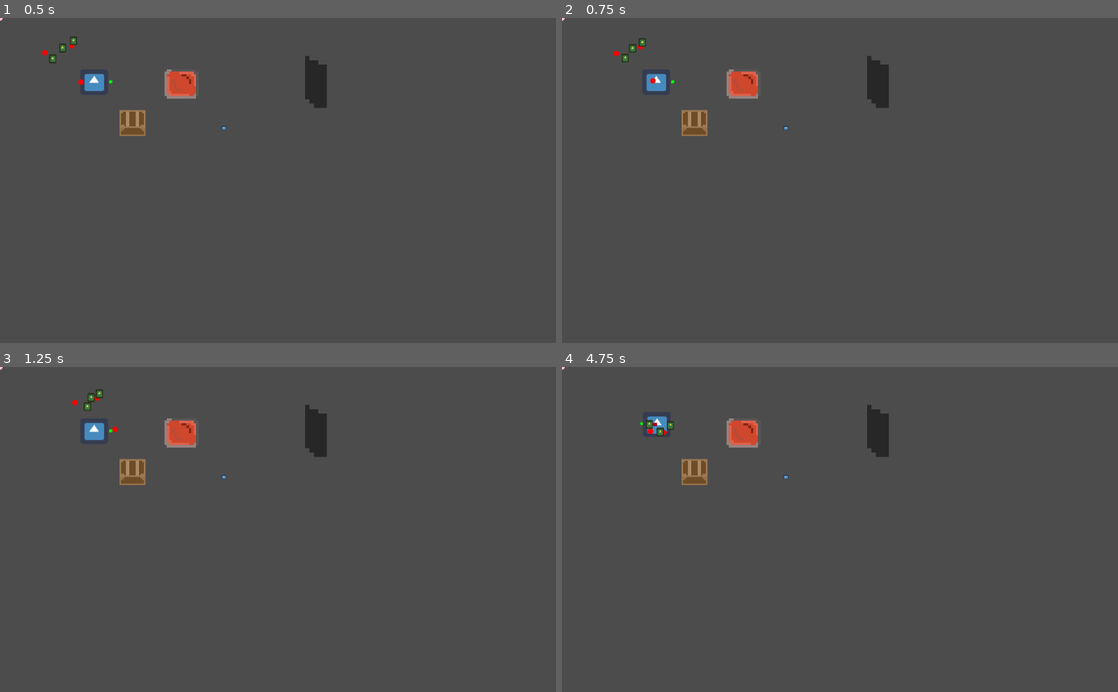
Above: before the commit, frames 1-4 (two rows, left to right).
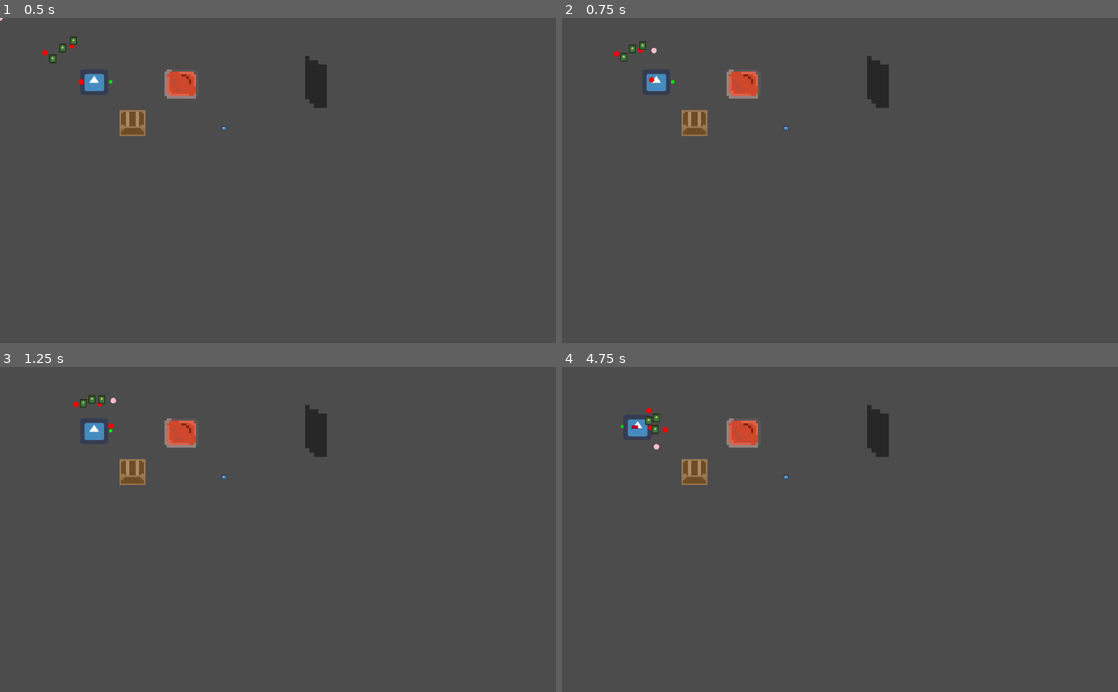
Above: after the commit, the same moments.

Repository: Cartogy/GWJ24
Game: Godot game, scene res://Levels/level_mock.tscn
Two runs of this game, one before a commit and one after it. Both use one fixed random seed, a clock stepped at 60 frames per second and the inputs below. The project has no main scene, so this scene is started directly. The engine's default icon, where the game draws it, is replaced by a stand-in: a white triangle on a blue panel in a dark square.
Inputs (mouse positions are in pixels of both pictures, inside the frame that each line leads up to):
- Up to frame 1 (0.5 s): no input
- Up to frame 2 (0.75 s): move the mouse to (962, 164) at 0.52 s; hold Right (ui_right) from 0.53 s (still down); hold T (chick_cmd) from 0.53 s (still down)
- Up to frame 3 (1.25 s): keep holding Right (ui_right); keep holding T (chick_cmd)
- Up to frame 4 (4.75 s): move the mouse to (728, 545) at 1.27 s; release Right (ui_right) at 1.28 s; release T (chick_cmd) at 1.28 s; hold Down (ui_down) 1.28-2.03 s; tap R (drop_item) at 1.35 s; move the mouse to (895, 458) at 2.02 s; hold Right (ui_right) 2.03-2.78 s; hold G (duck_cmd) 2.03-2.78 s; tap Enter at 2.75 s; move the mouse to (812, 594) at 2.77 s; hold Up (ui_up) 2.78-3.53 s; tap M (follow_cmd) at 2.85 s; move the mouse to (1006, 578) at 3.52 s; press the mouse at (1006, 578) at 3.53 s; hold Left (ui_left) from 3.53 s (still down); move the mouse to (673, 480) at 4.27 s; release the mouse at (673, 480) at 4.28 s; tap E (pick_item) at 4.35 s

Frame 1 is identical in both runs. In frame 2, 0.1% of the frame differs, in the area x 0-17%, y 0-21%; in frame 3, 0.2%; in frame 4, 0.5%, in the area x 0-21%, y 0-26%.

Commit message:
Improved flock movement. Need to figure out how to interpolate between two points

Diff:
--- a/Scenes/Chick/flock_state.gd
+++ b/Scenes/Chick/flock_state.gd
@@ -5,7 +5,6 @@
 var velocity = Vector2.ZERO
 var avg_center : Vector2 = Vector2.ZERO
 
-var avg_center_method : bool = true
 
 func enter():
 	pass
@@ -16,13 +15,10 @@
 func update(delta):
 
 	# Apply follow goal method for flock
-	if avg_center_method == false:
-		if chick.goal_point != null:
-			velocity = to_goal(chick.get_global_position(), chick.goal_point, chick.MAX_DISTANCE, chick.speed)
+
+	if chick.goal_point != null:
+		velocity = to_goal(chick.get_global_position(), chick.goal_point, chick.MAX_DISTANCE, chick.speed)
 		#chick.set_desired_direction_v(velocity)
-	else:	# Apply avg_center method for flock
-		var center_v = (avg_center - chick.get_global_position()) * 0.7
-		velocity = chick.get_desired_direction_v() * chick.speed + center_v
 
 
 	chick.move_and_slide(velocity)
--- a/Scenes/DuckChickControl.tscn
+++ b/Scenes/DuckChickControl.tscn
@@ -13,6 +13,7 @@
 duck_attached_speed = 25.0
 duck_dettached_speed = 50.0
 chick_horde_speed = 80.0
+chick_center_speed = 40.0
 
 [node name="Duck" parent="." instance=ExtResource( 2 )]
 position = Vector2( 173.902, 117.962 )
--- a/Scenes/FlockManager/flock_manager.gd
+++ b/Scenes/FlockManager/flock_manager.gd
@@ -53,7 +53,7 @@
 
 func update_goals_dir(new_goal, dir):
 	for chick in chicks:
-		#chick.goal_point = new_goal
+		chick.goal_point = new_goal
 		chick.set_desired_direction_v(dir)
 		#chick.set_avg_center(average_flock_center)
 
@@ -78,7 +78,8 @@
 
 func _on_ChickHordeMovement_update_flock_center(dir, spd):
 	average_flock_center = calculate_average_center()
-	goal += dir.normalized() * spd
+	var goal_direction = dir.normalized() * spd
+	goal = average_flock_center + goal_direction
 	emit_signal("update_entity_position", average_flock_center)
 	update_goals_dir(goal, dir.normalized())
 
--- a/Scenes/Tests/boid.gd
+++ b/Scenes/Tests/boid.gd
@@ -30,12 +30,12 @@
 
 func _physics_process(delta):
 
-	#if goal != null:
-	#	velocity = to_goal(get_global_position(), goal)
-	var center_v = (group_avg - get_global_position()) * 0.7
+	if goal != null:
+		velocity = to_goal(get_global_position(), goal)
 
 
-	move_and_slide(desired_direction_v + center_v)
+
+	move_and_slide(velocity)
 
 	#move_and_slide(center_v)
 
--- a/Scenes/Tests/boid_manager.gd
+++ b/Scenes/Tests/boid_manager.gd
@@ -27,14 +27,16 @@
 
 func _physics_process(delta):
 	var dir = get_input().normalized()
-	var avg_cnr = calc_avg_center()
-	$Position2D.position = avg_cnr
+	var avg_cntr = calc_avg_center()
+	$Position2D.position = avg_cntr
+	var v_dir = dir  * 50
+	var goal_from_avg_center = avg_cntr + v_dir
 	average_center += dir * 2
 	var goal_v = average_center + (dir * 2)
 	#update_boids(average_center)
-	#update_boids(goal_v)
-	update_boids_direction(dir * 130)
-	update_boids_avg_cntr(avg_cnr)
+	update_boids(goal_from_avg_center)
+	#update_boids_direction(dir * 130)
+	#update_boids_avg_cntr(avg_cnr)
 
 
 func update_boids(new_goal):
